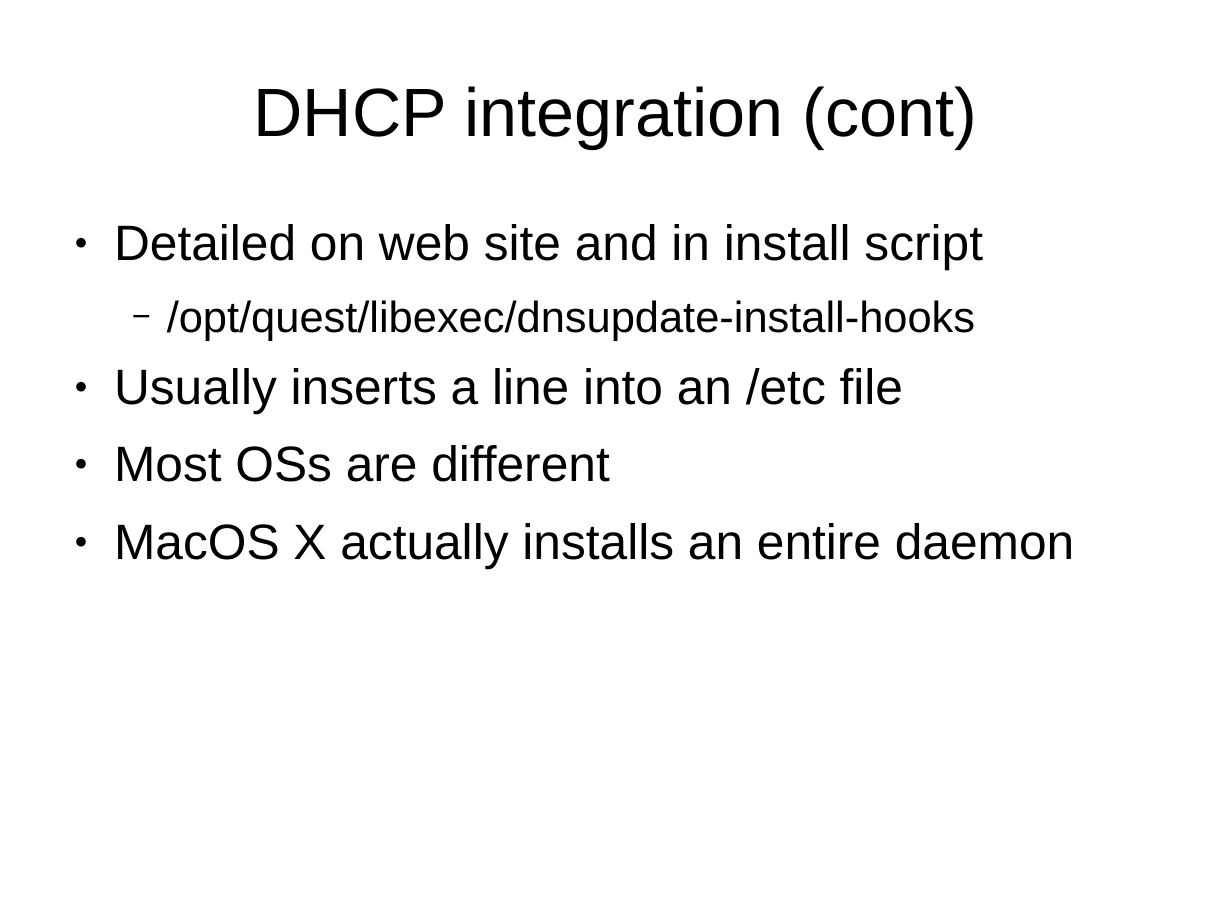
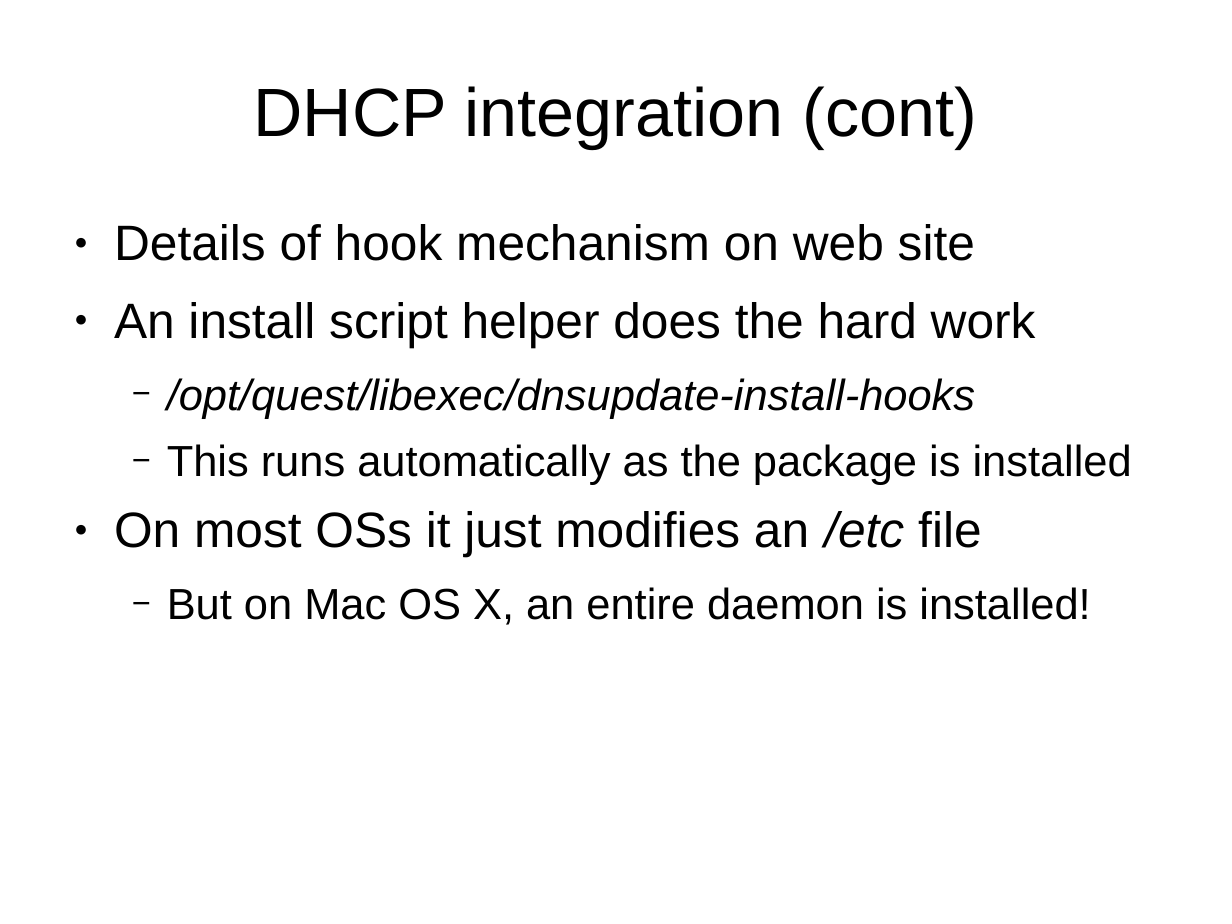
Before and after one commit to OneIdentity/dnsupdate, a slide deck: slide 14 of training.ppt (slide 13 before the commit). Drawn at 1232x924 pixels with LibreOffice and Linux fonts; fonts in the diff are those of the drawing. Boxes give left, top, right and bottom in pixels: in the first picture for what was removed or moved away, otherwise in the second. Text is boxed around its words. In the diff, an @@ line names an element or a change of style, - is before the commit and + after.

```diff
--- a/training.ppt
+++ b/training.ppt
@@ text at [114, 224, 1036, 347]: text changed @@
-● Detailed on web site and in install script
+● Details of hook mechanism on web site
+● An install script helper does the hard work
@@ text at [167, 378, 975, 419]: italic on in "/opt/quest/libexec/dnsupdate-install-hooks" @@
@@ text at [114, 444, 1132, 625]: text changed; size 32 to 28 pt @@
-● Usually inserts a line into an /etc file
-● Most OSs are different
-● MacOS X actually installs an entire daemon
+  − This runs automatically as the package is installed
+● On most OSs it just modifies an /etc file
+  − But on Mac OS X, an entire daemon is installed!
```
Also in this commit, not shown: 19 other slides changed, 6 slides added.
